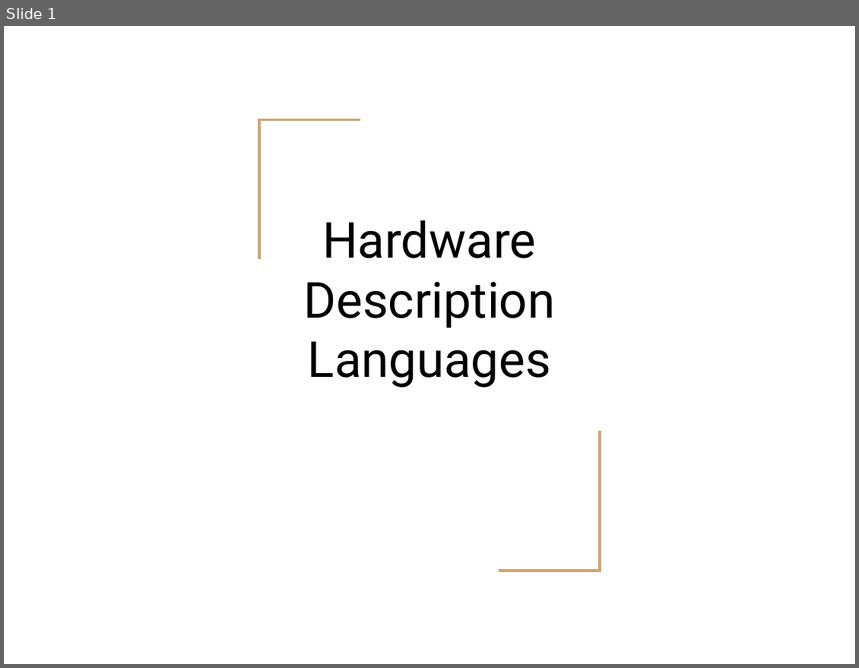
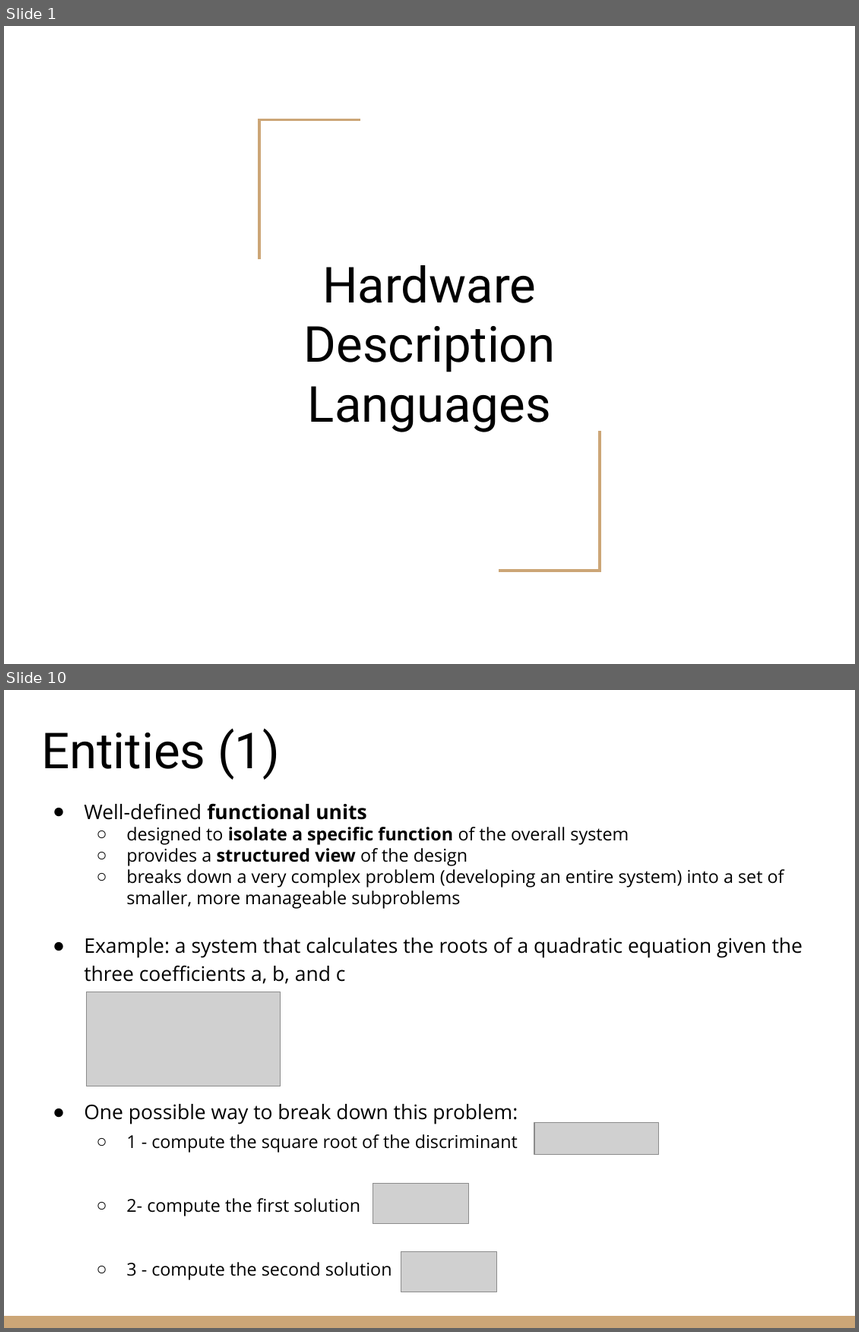
Before and after one commit to riccardoberta/esd, a slide deck: 07 - Hardware Description Languages/slides.pptx. Shown one above the other, each under a label of ours: slide 1 before the commit, slides 1 and 10 after it; the slides between them are not shown. The pictures are 859x668 and 859x1332 pixels, drawn with LibreOffice and Linux fonts; fonts in the diff are those of the drawing; grey boxes stand for pictures. Boxes give left, top, right and bottom in pixels: in the first picture for what was removed or moved away, otherwise in the second. Text is boxed around its words. In the diff, an @@ line names an element or a change of style, - is before the commit and + after.

```diff
--- a/07 - Hardware Description Languages/slides.pptx
+++ b/07 - Hardware Description Languages/slides.pptx
@@ slide 10 added at [4,690,855,1328], background #FFFFFF @@
@@ title added at [41,728,281,780], 42 pt, text #000000 @@
+Entities (1)
@@ text added at [84,803,803,1281], 15 pt, text #000000 @@
+● Well-defined functional units
+  ○ designed to isolate a specific function of the overall system
+  ○ provides a structured view of the design
+  ○ breaks down a very complex problem (developing an entire system) into a set of smaller, more manageable subproblems
+● Example: a system that calculates the roots of a quadratic equation given the three coefficients a, b, and c
+● One possible way to break down this problem:
+  ○ 1 - compute the square root of the discriminant
+  ○ 2- compute the first solution
+  ○ 3 - compute the second solution
@@ picture added at [87,992,281,1087] @@
@@ picture added at [534,1123,658,1156] @@
@@ picture added at [373,1184,470,1224] @@
@@ picture added at [401,1252,496,1293] @@
@@ rectangle added at [4,1316,855,1328], fill #CCA677 @@
@@ slide 1 changed as well @@
@@ title "Hardware Description Languages": place and size @@
-title "Hardware Description Languages" at [304,221,556,388]
+title "Hardware Description Languages" at [304,265,556,433]
```
Also in this commit, not shown: 42 other slides added, 2 slides removed, 3 other files.
